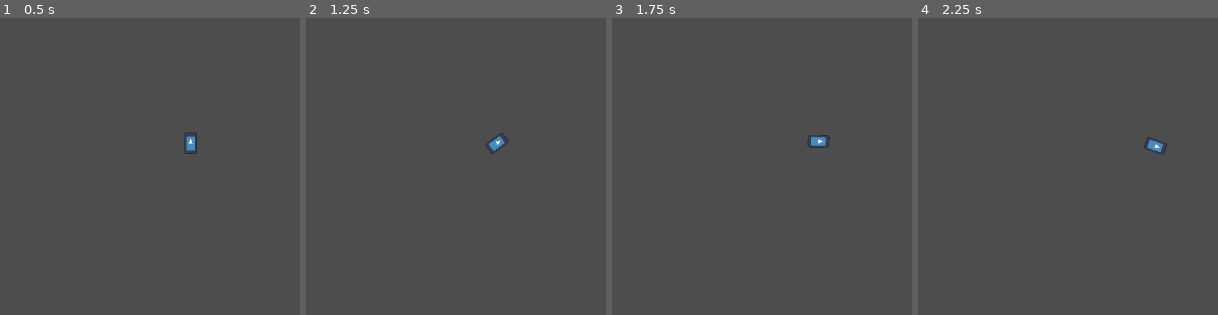
Above: before the commit, frames 1-4 (left to right).
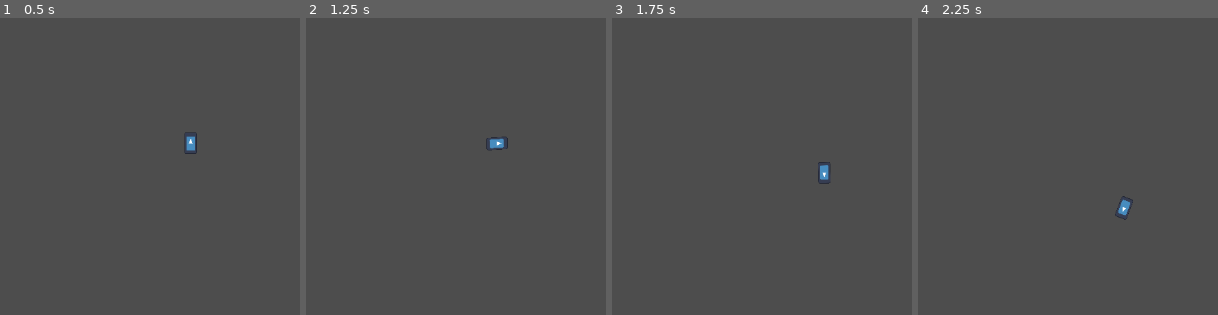
Above: after the commit, the same moments.

Repository: KoloidStudios/salty-green
Game: Godot game, scene res://src/world/test/test_boat.tscn
The game is run twice, just before and just after one commit, with the same random seed, the same clock (stepped at 60 frames per second) and the same inputs. This scene is started directly instead of the project's main scene. The engine's default icon, where the game draws it, is replaced by a stand-in: a white triangle on a blue panel in a dark square.
Inputs:
- Up to frame 1 (0.5 s): no input
- Up to frame 2 (1.25 s): tap Enter at 0.5 s; hold Right (right) from 0.53 s (still down)
- Up to frame 3 (1.75 s): release Right (right) at 1.28 s; hold Down (down) from 1.28 s (still down)
- Up to frame 4 (2.25 s): release Down (down) at 2.03 s; hold Right (right) from 2.03 s (still down)

Frame 1 is identical in both runs. In frame 2, 0.1% of the frame differs, in the area x 60-68%, y 38-46%; in frame 3, 0.4%, in the area x 65-73%, y 39-56%; in frame 4, 0.4%.

Commit message:
object: New base ship motion physics

Diff:
--- a/src/object/base_ship.gd
+++ b/src/object/base_ship.gd
@@ -3,26 +3,51 @@
 
 # let's use International standards
 # This is not based on real life examples.
-@export var ENGINE_POWER         : float = 50#kW
-@export var MAX_SPEED			 : float = 100#m/s
+@export var ENGINE_POWER         : float = 500#kW
+@export var LENGTH				 : float = 2#m
+@export var PROPELLER_DIAMETER	 : float = 0.4#m
+@export var ANGULAR_ACCELERATION : float = 0.01#m/s^2
 @export var MAX_ANGULAR_SPEED    : float = 0.5#m/s
-@export var ANGULAR_ACCELERATION : float = 0.01#m/s^2
-@export var MASS                 : float = 1000#kg
-var ACCELERATION: float = ENGINE_POWER * 1000 / (MASS * MAX_SPEED)
+@export var BASE_MASS            : float = 1000#kg
 
-var RESISTANCE_K : float = 40
+@export var ENGINE_FORWARD_MULTIPLIER   : float = 1.0
+@export var ENGINE_BACKWARD_MULTIPLIER  : float = 0.4
+@export var PHYSICAL_FORWARD_MULTIPLIER : float = 0.3
+@export var PHYSICAL_BACKWARD_MULTIPLIER: float = 0.3
+
+var THRUST: float = pow(PI * 0.5 * pow(PROPELLER_DIAMETER, 2) * 1000 * pow(ENGINE_POWER * 1000, 2), 0.3333334)
+
+var MAX_SPEED: float = ENGINE_POWER * 1000 / THRUST
+
+class Gear:
+	var forward_multiplier : float
+	var backward_multiplier: float
+	func _init(fm: float, bm: float):
+		forward_multiplier  = fm
+		backward_multiplier = bm
+var ENGINE_GEAR   := Gear.new(ENGINE_FORWARD_MULTIPLIER, ENGINE_BACKWARD_MULTIPLIER)
+var PHSYICAL_GEAR := Gear.new(PHYSICAL_FORWARD_MULTIPLIER, PHYSICAL_BACKWARD_MULTIPLIER)
+
+enum GT {
+	ENGINE,
+	PHYSICAL
+}
 
 var _fish_count 	 : int   = 0
 var _is_accelerating : bool  = false
 var _is_rotating	 : bool = false
 
+var total_mass		 : float = BASE_MASS
 # Speed is scalar, does not have any direction.
 var speed		     : float = 0.0
 # Ship only move forward and backward
 var direction	     : int   = 0
 # Rotational speed
-var angular_speed    : float = 0.0
-var angular_direction: int   = 0
+var angular_speed    : float   = 0.0
+var angular_direction: int     = 0
+var acceleration     : float   = THRUST / total_mass
+var normalized_vector: Vector2 = transform.y
+var current_gear_type: GT      = GT.ENGINE
 
 func fish_count() -> int:
 	return _fish_count
@@ -30,20 +55,47 @@
 func is_moving() -> bool:
 	return _is_accelerating or _is_rotating
 
-func _physics_process(delta: float):
+func current_gear() -> Gear:
+	match current_gear_type:
+		GT.ENGINE:
+			return ENGINE_GEAR
+		GT.PHYSICAL:
+			return PHSYICAL_GEAR
+		_:
+			assert(false, "Impossible")
+			return Gear.new(0.0, 0.0) # Silent error
+
+func gear_multiplier(gear: Gear) -> float:
+	match direction:
+		1:
+			return gear.forward_multiplier
+		-1:
+			return gear.backward_multiplier
+		_:
+			return 0.0
+
+func eval_resistance() -> float:
+	# drag force
+	return 0.5 * 1000 * pow(abs(speed), 2) * 0.45 * 0.023 * LENGTH / total_mass
+
+func _ready() -> void:
+	print("a: ", acceleration)
+	print("vt: ", MAX_SPEED)
+	print("T: ", THRUST)
+
+func _physics_process(delta: float) -> void:
 	if _is_accelerating:
-		# Let's just assume the volume occupied in water.
-		# Just use simple resistance force
-		speed = move_toward(speed, direction * MAX_SPEED, ACCELERATION - RESISTANCE_K * abs(speed) / MASS)
+		normalized_vector = transform.y
+		speed = move_toward(speed, direction * MAX_SPEED, max(0, acceleration - eval_resistance()))
 	else:
-		speed = move_toward(speed, 0, RESISTANCE_K * abs(speed) / MASS)
+		speed = move_toward(speed, 0, eval_resistance())
 
 	if _is_rotating:
-		angular_speed = move_toward(angular_speed, angular_direction * MAX_ANGULAR_SPEED, ANGULAR_ACCELERATION - RESISTANCE_K * abs(angular_speed) / MASS)
+		angular_speed = move_toward(angular_speed, angular_direction * MAX_ANGULAR_SPEED, ANGULAR_ACCELERATION)
 	else:
-		angular_speed = move_toward(angular_speed, 0, RESISTANCE_K * abs(angular_speed) / MASS)
+		angular_speed = move_toward(angular_speed, 0, ANGULAR_ACCELERATION)
 
-	velocity = Config.meter_to_pixel_multiplier * transform.y * speed
+	velocity = Config.meter_to_pixel_multiplier * normalized_vector * speed
 	rotation += Config.meter_to_pixel_multiplier * angular_speed * delta
 
 	move_and_slide()
--- a/src/object/boat.tscn
+++ b/src/object/boat.tscn
@@ -6,6 +6,7 @@
 [sub_resource type="CapsuleShape2D" id="CapsuleShape2D_7n22l"]
 
 [node name="boat" type="CharacterBody2D"]
+motion_mode = 1
 script = ExtResource("1_b3p04")
 
 [node name="sprite" type="Sprite2D" parent="."]
